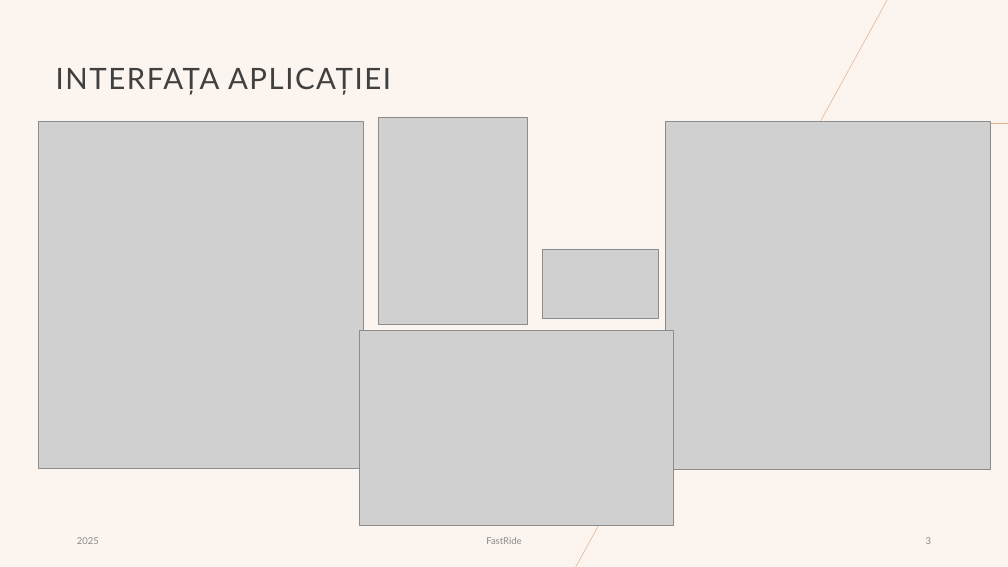
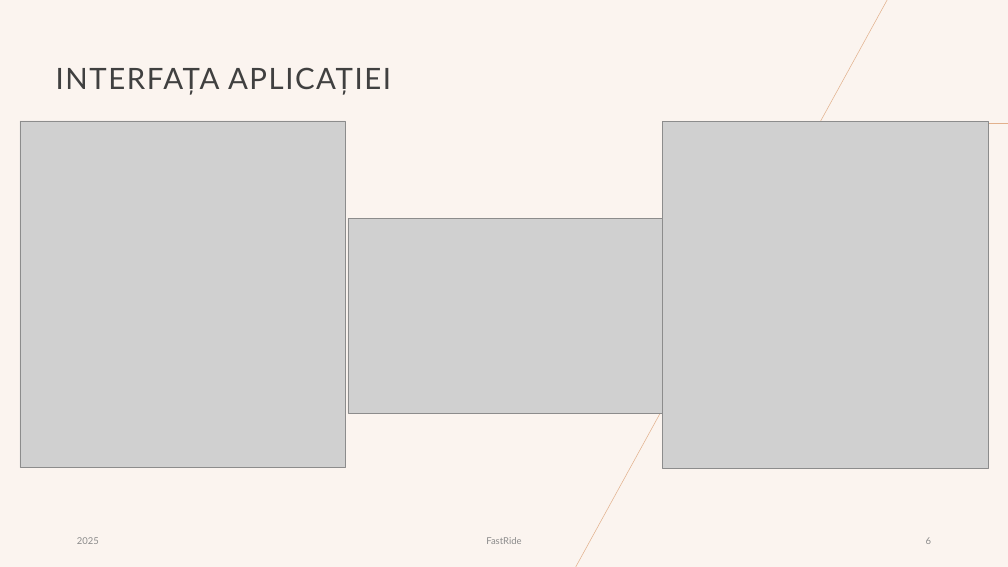
Before and after one commit to popescumadalin0/fast-ride, a slide deck: slide 6 of Documentation/FastRide-proiect-licenta-PopescuConstantinMadalin.pptx (slide 3 before the commit). Drawn at 1008x567 pixels with LibreOffice and Linux fonts; fonts in the diff are those of the drawing; grey boxes stand for pictures. Boxes give left, top, right and bottom in pixels: in the first picture for what was removed or moved away, otherwise in the second. Text is boxed around its words. In the diff, an @@ line names an element or a change of style, - is before the commit and + after.

Commit message:
update ppt

```diff
--- a/Documentation/FastRide-proiect-licenta-PopescuConstantinMadalin.pptx
+++ b/Documentation/FastRide-proiect-licenta-PopescuConstantinMadalin.pptx
@@ picture removed at <box>379,117,527,324</box> @@
@@ picture: place and size @@
-picture at <box>39,122,364,469</box>
+picture at <box>20,121,346,468</box>
@@ picture: place and size @@
-picture at <box>359,330,674,526</box>
+picture at <box>348,219,662,414</box>
@@ picture removed at <box>542,249,659,318</box> @@
```
Also in this commit, not shown: 2 slides added.
